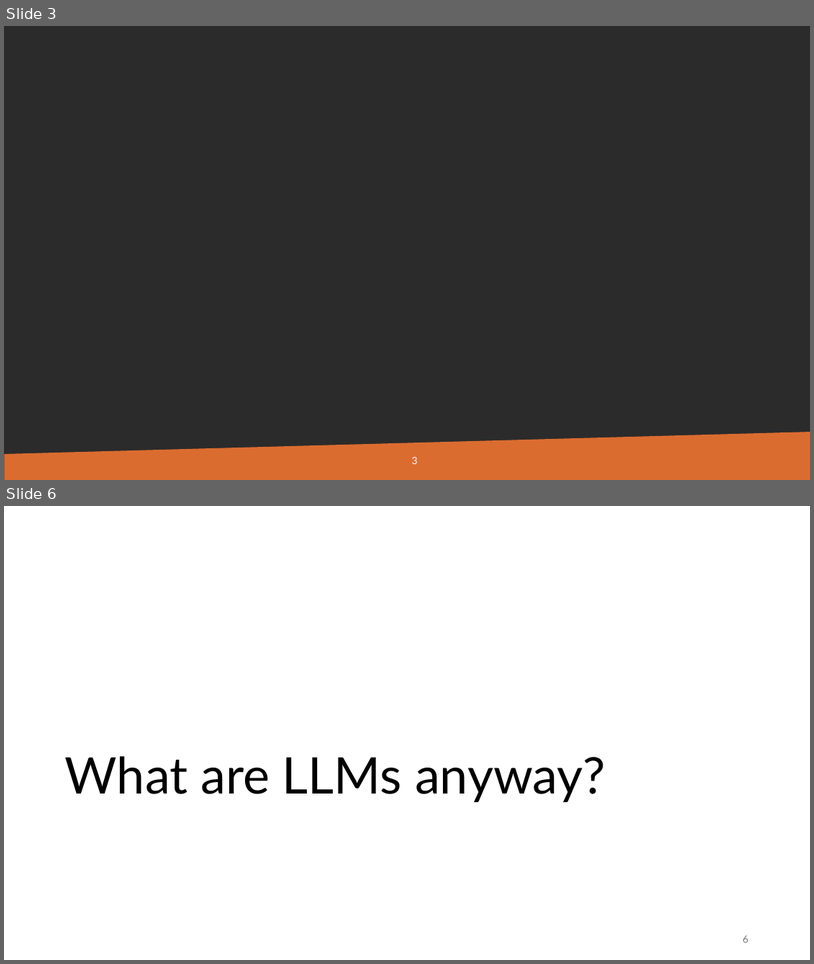
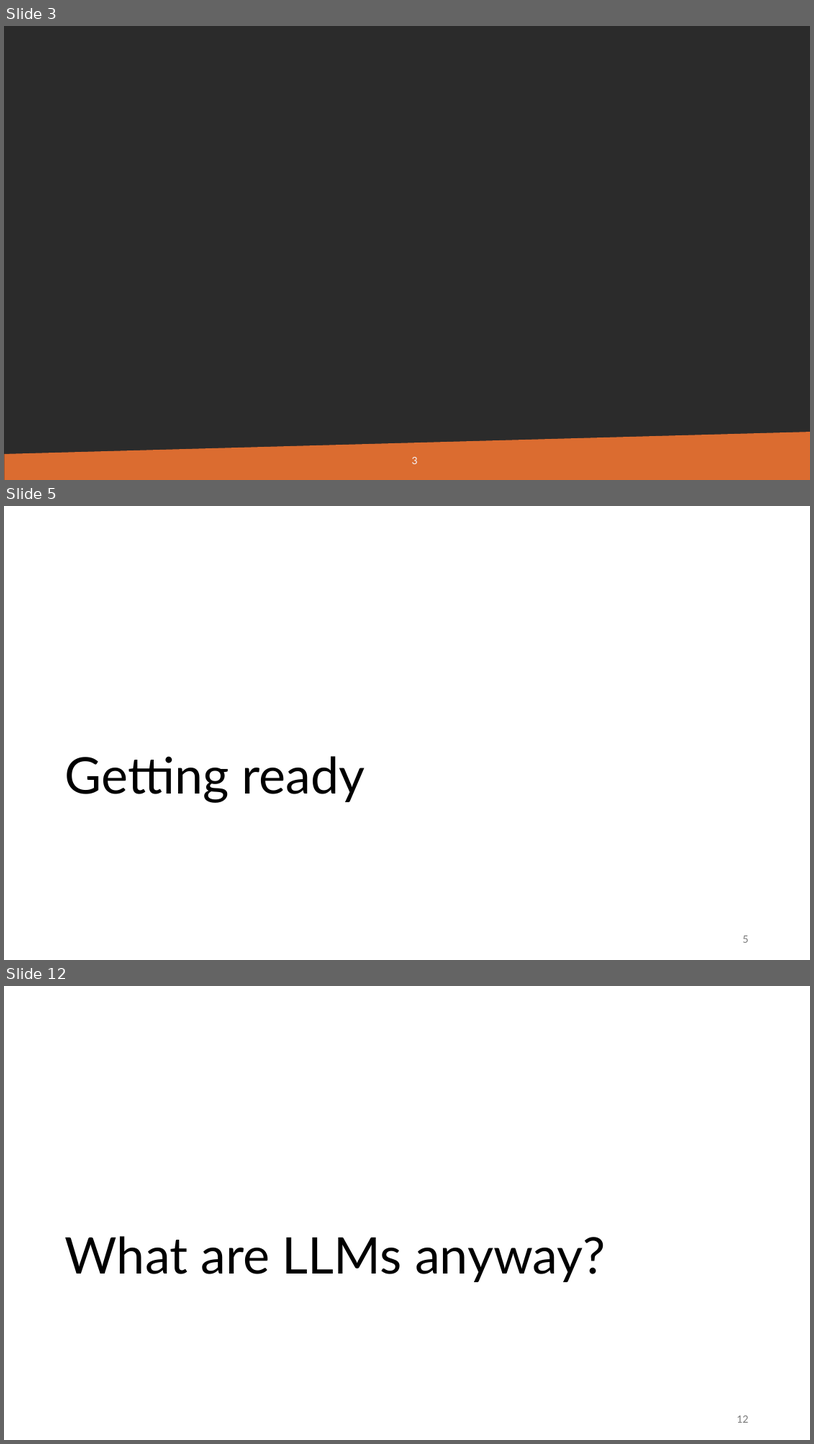
Before and after one commit to gjbex/Deploying-LLMs-locally, a slide deck: local_LLMs.pptx. Shown one above the other, each under a label of ours: slides 3 and 6 before the commit, slides 3, 5 and 12 after it; the slides between them are not shown. The pictures are 814x964 and 814x1444 pixels, drawn with LibreOffice and Linux fonts; fonts in the diff are those of the drawing; background and template pictures are left out; a plain dark background stands for a picture behind light text. Boxes give left, top, right and bottom in pixels: in the first picture for what was removed or moved away, otherwise in the second. Text is boxed around its words. In the diff, an @@ line names an element or a change of style, - is before the commit and + after.

```diff
--- a/local_LLMs.pptx
+++ b/local_LLMs.pptx
@@ slide 5 added at (x1=4, y1=506, x2=810, y2=960), background #FFFFFF @@
@@ title added at (x1=65, y1=756, x2=365, y2=803), 60 pt, text #000000 @@
+Getting ready
@@ page number added at (x1=743, y1=935, x2=748, y2=942), 12 pt, text #797979 @@
+5
@@ what was slide 6 is now slide 12 @@
@@ page number at (x1=737, y1=1415, x2=748, y2=1422): text changed @@
-6
+12
```
Also in this commit, not shown: 3 slides changed, 6 other slides added, 1 slide removed.
